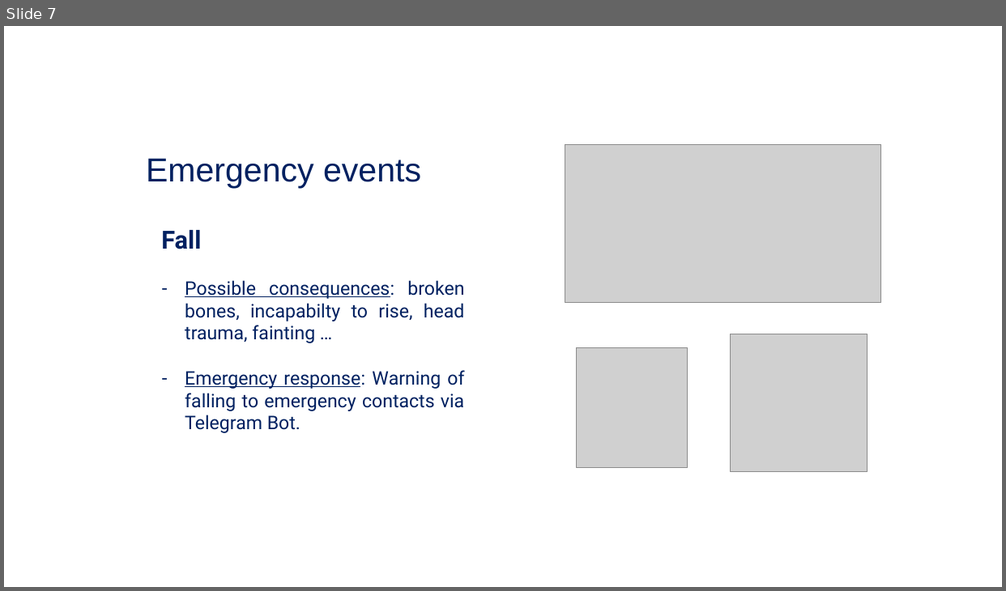
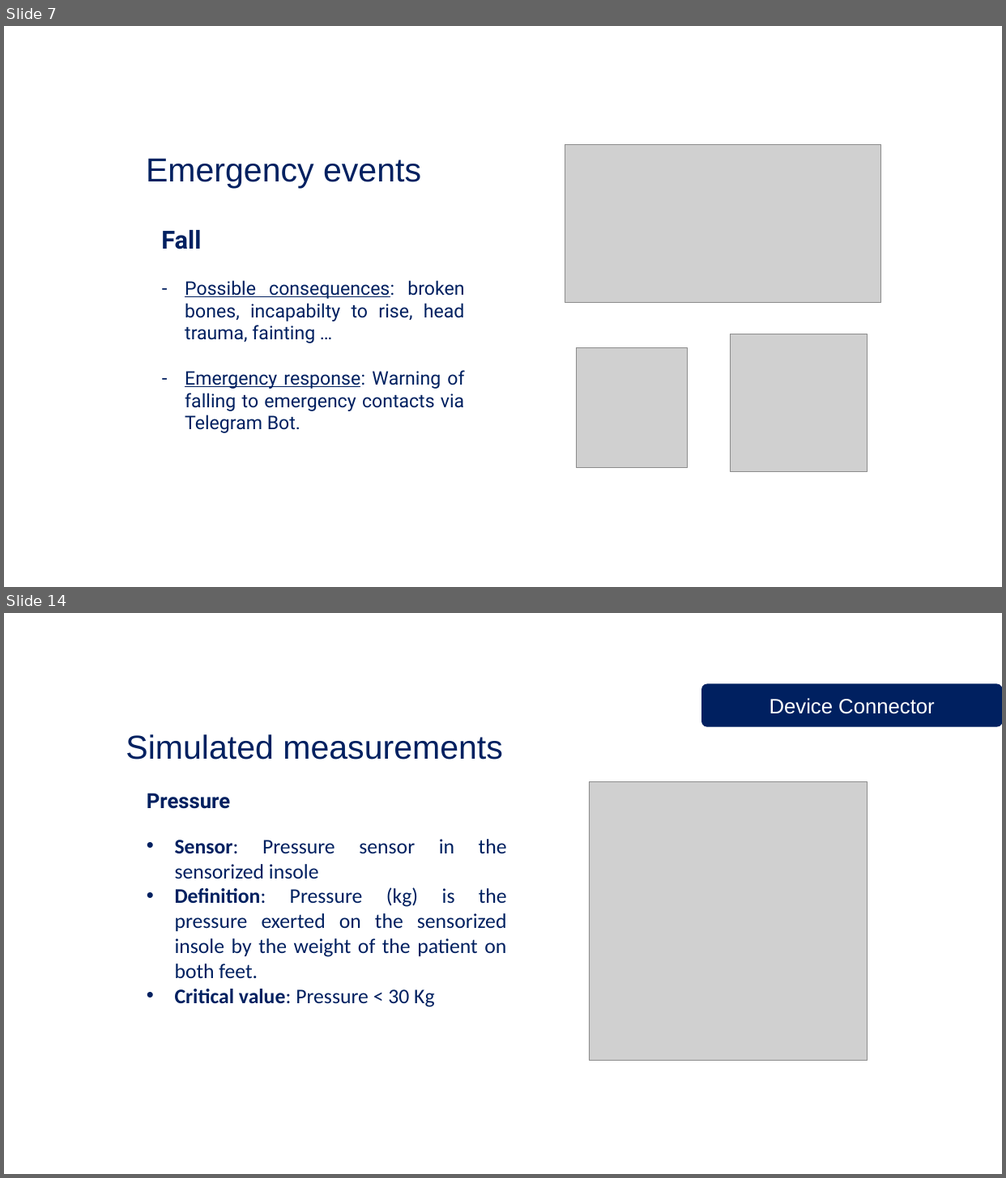
Before and after one commit to Checco1/IoT_Parkinson_Project, a slide deck: ParkinsonPal.pptx. Shown one above the other, each under a label of ours: slide 7 before the commit, slides 7 and 14 after it; the slides between them are not shown. The pictures are 1006x591 and 1006x1178 pixels, drawn with LibreOffice and Linux fonts; fonts in the diff are those of the drawing; grey boxes stand for pictures; background and template pictures are left out. Boxes give left, top, right and bottom in pixels: in the first picture for what was removed or moved away, otherwise in the second. Text is boxed around its words. In the diff, an @@ line names an element or a change of style, - is before the commit and + after.

```diff
--- a/ParkinsonPal.pptx
+++ b/ParkinsonPal.pptx
@@ slide 14 added at (4,613,1002,1174), background picture (left out); not listed: 1 template element that a slide beside it also shows @@
@@ rounded rectangle added at (702,684,1002,726), fill #002060, outline #002060 1 pt, 20 pt, text #FFFFFF @@
+Device Connector
@@ text added at (126,735,503,760), 32 pt, text #002060 @@
+Simulated measurements
@@ picture added at (589,782,867,1061) @@
@@ text added at (147,793,230,809), 20 pt, text #002060, bold @@
+Pressure
@@ text added at (175,839,507,1007), 20 pt, text #002060 @@
+• Sensor: Pressure sensor in the sensorized insole
+• Definition: Pressure (kg) is the pressure exerted on the sensorized insole by the weight of the patient on both feet.
+• Critical value: Pressure < 30 Kg
```
Also in this commit, not shown: 3 slides changed, 28 other slides added.
